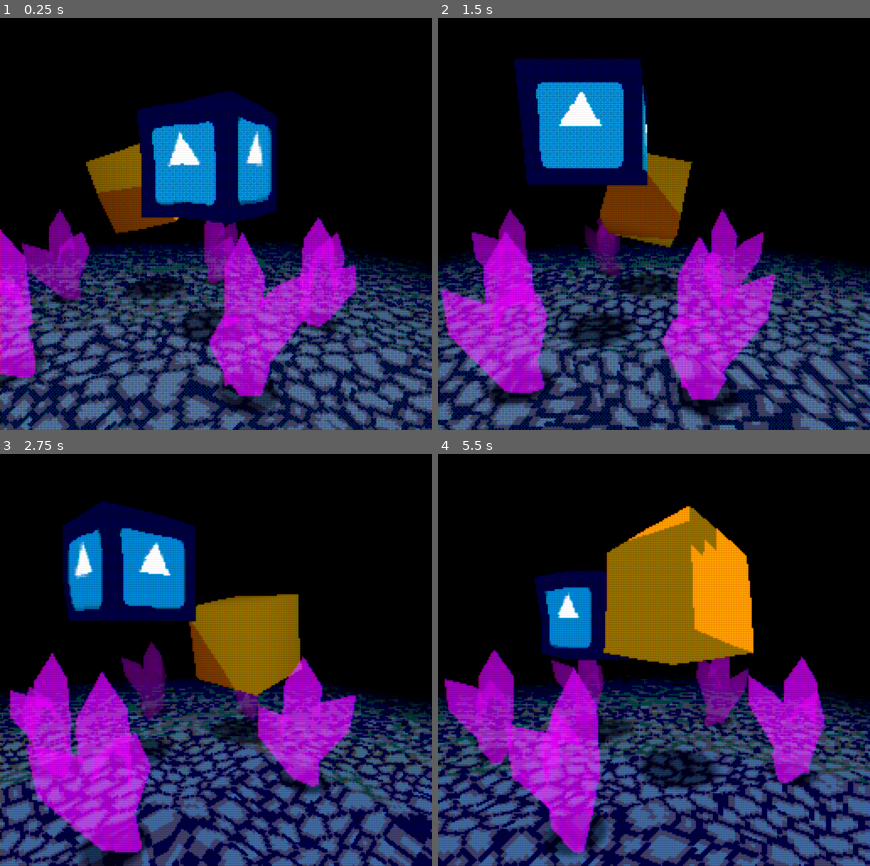
Above: before the commit, frames 1-4 (two rows, left to right).
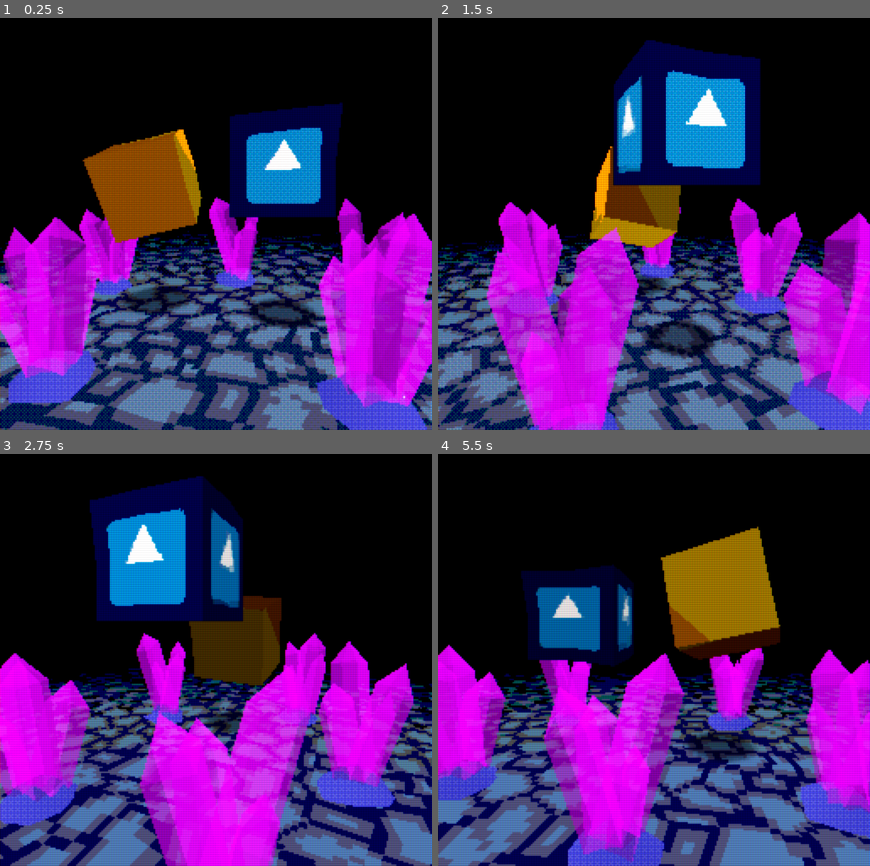
Above: after the commit, the same moments.

Repository: MenacingMecha/godot-psx-style-demo
Game: Godot game, scene res://post_process/pp_stack.tscn
Two runs of this game, one before a commit and one after it. Both use one fixed random seed, a clock stepped at 60 frames per second and the inputs below. The engine's default icon, where the game draws it, is replaced by a stand-in: a white triangle on a blue panel in a dark square.
Inputs:
- Up to frame 1 (0.25 s): no input
- Up to frame 2 (1.5 s): tap Enter (ui_accept) at 0.5, 0.77 s; tap 2 (kb_2) at 0.6, 1.35 s
- Up to frame 3 (2.75 s): tap Enter (ui_accept) at 1.52, 2 s; tap 2 (kb_2) at 2.1 s
- Up to frame 4 (5.5 s): tap 2 (kb_2) every 0.75 s from 2.85 to 5.1 s; tap Enter (ui_accept) at 3.02, 3.5, 3.77, 4.25, 4.52, 5 s

The runs differ from the first frame. In frame 1, 57% of the frame differs, in the area x 0-100%, y 17-100%; in frame 2, 63%, in the area x 0-100%, y 5-100%; in frame 3, 58%; in frame 4, 58%.

Commit message:
Added crystal mesh and refactored world directory

Diff:
--- a/shaders/psx_lit_transparent.shader
+++ b/shaders/psx_lit_transparent.shader
@@ -1,5 +1,5 @@
 shader_type spatial;
-render_mode skip_vertex_transform, diffuse_lambert_wrap, vertex_lighting;
+render_mode skip_vertex_transform, diffuse_lambert_wrap, vertex_lighting, cull_disabled;
 
 uniform vec4 color : hint_color;
 uniform sampler2D albedoTex : hint_albedo;
--- a/world/crystal.tscn
+++ /dev/null
@@ -1,33 +0,0 @@
-[gd_scene load_steps=3 format=2]
-
-[ext_resource path="res://world/shadow.tscn" type="PackedScene" id=1]
-[ext_resource path="res://world/crystal.tres" type="Material" id=2]
-
-
-
-[node name="CSGSphere2" type="CSGSphere"]
-transform = Transform( 0.340305, 0, 0, 0, 1, 0, 0, 0, 0.340305, -0.511677, 0.913742, 1.40006 )
-radius = 0.75
-radial_segments = 6
-rings = 3
-smooth_faces = false
-material = ExtResource( 2 )
-
-[node name="CSGSphere3" type="CSGSphere" parent="."]
-transform = Transform( 0.733045, 1.65484, -0.381452, -0.170004, 0.826354, 0.0884643, 0.461609, -4.37878e-08, 0.887084, 0.752325, -0.204503, -0.003438 )
-radius = 0.75
-radial_segments = 6
-rings = 3
-smooth_faces = false
-material = ExtResource( 2 )
-
-[node name="CSGSphere4" type="CSGSphere" parent="CSGSphere3"]
-transform = Transform( 0.299413, -0.96395, 0.895958, 0.287973, 0.525084, -0.0308109, -0.440756, 2.3076, 0.434809, -0.0482205, -0.315293, 0.599363 )
-radius = 0.75
-radial_segments = 6
-rings = 3
-smooth_faces = false
-material = ExtResource( 2 )
-
-[node name="BoxShadow" parent="." instance=ExtResource( 1 )]
-transform = Transform( 7.03015, 0, 0, 0, -3.07297e-07, 0.999999, 0, -7.03015, -4.37113e-08, 0.197094, -0.878884, -0.0157309 )
--- /dev/null
+++ b/world/crystal/crystal_ground_mat.tres
@@ -0,0 +1,17 @@
+[gd_resource type="ShaderMaterial" load_steps=2 format=2]
+
+[ext_resource path="res://shaders/psx_lit.shader" type="Shader" id=1]
+
+[resource]
+shader = ExtResource( 1 )
+shader_param/precision_multiplier = 2.0
+shader_param/color = Color( 1, 1, 1, 1 )
+shader_param/uv_scale = Vector2( 1, 1 )
+shader_param/uv_offset = Vector2( 0, 0 )
+shader_param/color_depth = 15
+shader_param/dither_enabled = true
+shader_param/fog_enabled = false
+shader_param/fog_color = Color( 0.5, 0.7, 1, 1 )
+shader_param/min_fog_distance = 10.0
+shader_param/max_fog_distance = 40.0
+shader_param/uv_pan_velocity = Vector2( 0, 0 )
--- /dev/null
+++ b/world/crystal/crystal_mesh.tscn
@@ -0,0 +1,24 @@
+[gd_scene load_steps=4 format=2]
+
+[ext_resource path="res://world/crystal/crystal_spire_mat.tres" type="Material" id=1]
+[ext_resource path="res://world/crystal/crystal_ground_mat.tres" type="Material" id=2]
+[ext_resource path="res://world/crystal/crystal.gltf" type="PackedScene" id=3]
+
+[node name="crystal" instance=ExtResource( 3 )]
+
+[node name="Ground" parent="." index="0"]
+material/0 = ExtResource( 2 )
+
+[node name="Spire_1" parent="Ground" index="0"]
+material/0 = ExtResource( 1 )
+
+[node name="Spire_2" parent="Ground" index="1"]
+transform = Transform( -0.223364, -0.132712, 0.884556, -0.242743, 1.90228, -1.36255e-08, -0.852817, -0.5067, -0.231677, 0, 0, 0 )
+material/0 = ExtResource( 1 )
+
+[node name="Spire_3" parent="Ground" index="2"]
+transform = Transform( -0.689533, -0.463782, -0.375407, -0.214429, 1.90228, 3.00904e-09, 0.361937, 0.24344, -0.715194, 0, 0, 0 )
+material/0 = ExtResource( 1 )
+
+[node name="Spire_4" parent="Ground" index="3"]
+material/0 = ExtResource( 1 )
--- a/world/shadow.tres
+++ b/world/shadow/shadow.tres
@@ -1,7 +1,8 @@
 [gd_resource type="ShaderMaterial" load_steps=3 format=2]
 
 [ext_resource path="res://shaders/psx_lit_transparent.shader" type="Shader" id=1]
-[ext_resource path="res://world/shadow.png" type="Texture" id=2]
+[ext_resource path="res://world/shadow/shadow.png" type="Texture" id=2]
+
 
 
 
--- a/world/shadow.tscn
+++ b/world/shadow/shadow.tscn
@@ -1,7 +1,8 @@
 [gd_scene load_steps=3 format=2]
 
-[ext_resource path="res://world/shadow.png" type="Texture" id=1]
-[ext_resource path="res://world/shadow.gd" type="Script" id=2]
+[ext_resource path="res://world/shadow/shadow.png" type="Texture" id=1]
+[ext_resource path="res://world/shadow/shadow.gd" type="Script" id=2]
+
 
 
 [node name="BoxShadow" type="Sprite3D"]
--- a/world/world.tscn
+++ b/world/world.tscn
@@ -5,16 +5,16 @@
 [ext_resource path="res://world/spatial_sin_pan.gd" type="Script" id=3]
 [ext_resource path="res://world/floor.tres" type="Material" id=4]
 [ext_resource path="res://world/object_mat.tres" type="Material" id=5]
-[ext_resource path="res://world/shadow.tscn" type="PackedScene" id=6]
-[ext_resource path="res://world/crystal.tscn" type="PackedScene" id=7]
+[ext_resource path="res://world/shadow/shadow.tscn" type="PackedScene" id=6]
 [ext_resource path="res://world/box.obj" type="ArrayMesh" id=8]
 [ext_resource path="res://world/object_metal_mat.tres" type="Material" id=9]
-[ext_resource path="res://world/crystal.tres" type="Material" id=10]
+[ext_resource path="res://world/crystal/crystal_spire_mat.tres" type="Material" id=10]
+[ext_resource path="res://world/crystal/crystal_mesh.tscn" type="PackedScene" id=11]
 
 [sub_resource type="PlaneMesh" id=1]
-size = Vector2( 20, 20 )
-subdivide_width = 10
-subdivide_depth = 10
+size = Vector2( 40, 40 )
+subdivide_width = 25
+subdivide_depth = 25
 
 [sub_resource type="BoxShape" id=2]
 extents = Vector3( 3.0314, 1, 1 )
@@ -22,7 +22,7 @@
 [sub_resource type="Environment" id=3]
 background_mode = 1
 ambient_light_color = Color( 1, 1, 1, 1 )
-fog_enabled = true
+ambient_light_energy = 0.0
 fog_color = Color( 0.0588235, 0.0666667, 0.0745098, 1 )
 fog_depth_begin = 4.0
 fog_depth_end = 8.0
@@ -30,8 +30,8 @@
 
 [node name="World" type="Spatial"]
 
-[node name="MeshInstance" type="MeshInstance" parent="."]
-transform = Transform( 0.613118, 0, 0, 0, 0.613118, 0, 0, 0, 0.613118, -1.02981, 2.23627, -0.296316 )
+[node name="BoxChrome" type="MeshInstance" parent="."]
+transform = Transform( 0.613118, 0, 0, 0, 0.613118, 0, 0, 0, 0.613118, -1, 2.236, 0 )
 mesh = ExtResource( 8 )
 material/0 = ExtResource( 9 )
 script = ExtResource( 3 )
@@ -40,8 +40,8 @@
 [node name="BoxShadow" parent="." instance=ExtResource( 6 )]
 transform = Transform( 3.2649, 0, 0, 0, -1.42713e-07, 1, 0, -3.2649, -4.37114e-08, -1.05202, 0.507847, 0.0395253 )
 
-[node name="MeshInstance2" type="MeshInstance" parent="."]
-transform = Transform( 0.613118, 0, 0, 0, 0.613118, 0, 0, 0, 0.613118, 0.684892, 2.23627, 0.239706 )
+[node name="BoxLit" type="MeshInstance" parent="."]
+transform = Transform( 0.613118, 0, 0, 0, 0.613118, 0, 0, 0, 0.613118, 1, 2.236, 0 )
 mesh = ExtResource( 8 )
 material/0 = ExtResource( 5 )
 script = ExtResource( 3 )
@@ -63,27 +63,12 @@
 shape = SubResource( 2 )
 
 [node name="OrbitPoint" type="Spatial" parent="."]
-transform = Transform( 1, -3.72529e-09, 0, 0, 1, 0, 0, 0, 1, 0, -2.38419e-07, -4.76837e-07 )
+transform = Transform( 1, 0, 0, 0, 1, 0, 0, 0, 1, 0, -2.38419e-07, -4.76837e-07 )
 script = ExtResource( 1 )
 
 [node name="Camera" type="Camera" parent="OrbitPoint"]
-transform = Transform( 0.933862, -0.0527137, 0.353729, 0, 0.989078, 0.147395, -0.357635, -0.137647, 0.923662, 1.99246, 2.14704, 3.99422 )
+transform = Transform( 1, 0, 0, 0, 0.989078, 0.147395, 0, -0.147395, 0.989078, 0, 2.147, 4.48151 )
 fov = 68.1243
-
-[node name="Crystal" parent="." instance=ExtResource( 7 )]
-transform = Transform( 0.340305, 0, 0, 0, 1, 0, 0, 0, 0.340305, -2.34937, 0.913742, 0.620915 )
-
-[node name="Crystal5" parent="." instance=ExtResource( 7 )]
-transform = Transform( 0.28803, 0, -0.181235, 0, 1, 0, 0.181235, 0, 0.28803, -0.820814, 0.913742, 2.07995 )
-
-[node name="Crystal2" parent="." instance=ExtResource( 7 )]
-transform = Transform( 0.277976, 0, 0.196308, 0, 1, 0, -0.196308, 0, 0.277976, 1.52818, 0.913742, 0.945921 )
-
-[node name="Crystal3" parent="." instance=ExtResource( 7 )]
-transform = Transform( 0.0380101, 0, 0.338176, 0, 1, 0, -0.338176, 0, 0.0380101, 1.67992, 0.913742, -0.924345 )
-
-[node name="Crystal4" parent="." instance=ExtResource( 7 )]
-transform = Transform( 0.0380101, 0, 0.338176, 0, 1, 0, -0.338176, 0, 0.0380101, -0.576337, 0.913742, -1.5931 )
 
 [node name="WorldEnvironment" type="WorldEnvironment" parent="."]
 environment = SubResource( 3 )
@@ -91,3 +76,21 @@
 [node name="ToggleDither" type="Node" parent="."]
 script = ExtResource( 2 )
 materials_with_dithering = [ ExtResource( 5 ), ExtResource( 4 ), ExtResource( 10 ), ExtResource( 9 ) ]
+
+[node name="DirectionalLight" type="DirectionalLight" parent="."]
+transform = Transform( 0.524194, -0.536217, 0.661583, 0, 0.776871, 0.629659, -0.851599, -0.330064, 0.407231, 4.40183, 2.79045, 2.57139 )
+
+[node name="crystal" parent="." instance=ExtResource( 11 )]
+transform = Transform( 0.719146, 0, 0.694859, 0, 1, 0, -0.694859, 0, 0.719146, 1.93081, 0, 1.34372 )
+
+[node name="crystal2" parent="." instance=ExtResource( 11 )]
+transform = Transform( 0.826285, 0, -0.563252, 0, 1, 0, 0.563252, 0, 0.826285, -1.32247, 0, 1.77809 )
+
+[node name="crystal3" parent="." instance=ExtResource( 11 )]
+transform = Transform( 0.864371, 0, 0.502854, 0, 1, 0, -0.502854, 0, 0.864371, -2.32825, 0, -0.999177 )
+
+[node name="crystal4" parent="." instance=ExtResource( 11 )]
+transform = Transform( -0.632935, 0, 0.774205, 0, 1, 0, -0.774205, 0, -0.632935, 2.30476, 0, -1.16371 )
+
+[node name="crystal5" parent="." instance=ExtResource( 11 )]
+transform = Transform( -0.90227, 0, -0.431172, 0, 1, 0, 0.431172, 0, -0.90227, -0.00271803, 0, -1.98459 )
Binary file added: sparkle.png
Not shown, added: sparkle.png.import
Not shown, added: world/crystal/crystal.gltf
Not shown, added: world/crystal/crystal.gltf.import
Renamed: world/crystal.tres -> world/crystal/crystal_spire_mat.tres
Renamed: world/shadow.gd -> world/shadow/shadow.gd
Renamed: world/shadow.png -> world/shadow/shadow.png
Not shown, changed: world/shadow/shadow.png.import
Not shown, added: crystal.blend
